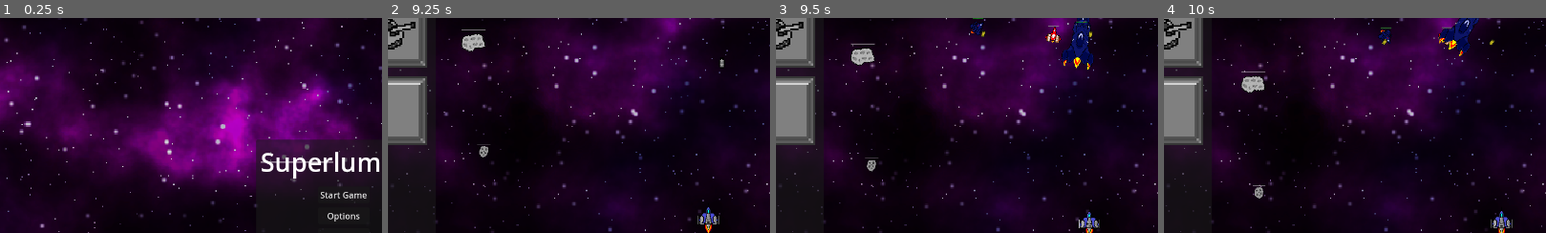
Above: before the commit, frames 1-4 (left to right).
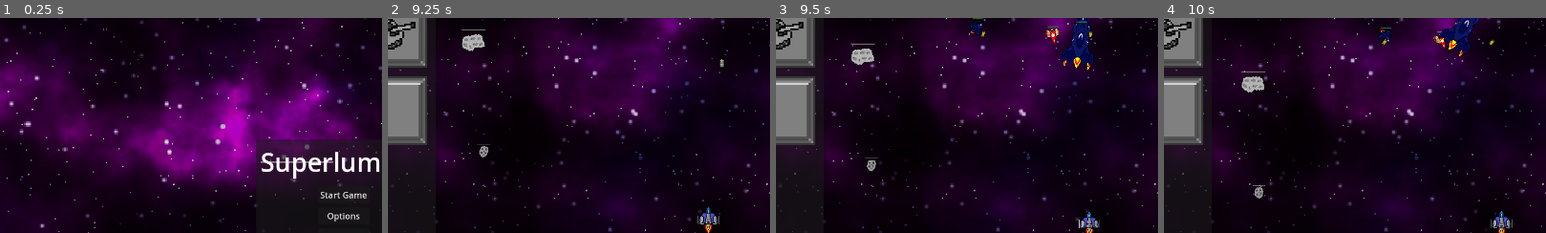
Above: after the commit, the same moments.

Repository: DigitsCodeCompendium/game.MJ198
Game: Godot game, scene res://scenes/title_screen/title_screen.tscn
The game is run twice, just before and just after one commit, with the same random seed, the same clock (stepped at 60 frames per second) and the same inputs. The engine's default icon, where the game draws it, is replaced by a stand-in: a white triangle on a blue panel in a dark square.
Inputs (mouse positions are % of the whole screen's width and height, from its top left):
- Up to frame 1 (0.25 s): no input
- Up to frame 2 (9.25 s): click "Start Game" at 0.5 s; click (90, 6) at 1.27 s; click (90, 14) at 2.02 s; click (90, 6) at 2.77 s; click (90, 14) at 3.52 s; click "Restart" at 4.25 s; click (90, 6) at 5.02 s; click (90, 14) at 5.77 s; move the mouse to (72, 45) at 6.52 s; hold ` (discard_module_pending) 6.53-7.28 s; move the mouse to (30, 55) at 7.27 s; tap N (discard_weapon) at 7.35 s; move the mouse to (60, 28) at 8.02 s; tap Y (replace_weapon) at 8.1 s; move the mouse to (45, 70) at 8.77 s; click (45, 70) at 8.85 s
- Up to frame 3 (9.5 s): no input
- Up to frame 4 (10 s): move the mouse to (80, 65) at 9.52 s; tap Space (test_key) at 9.6 s
The pictures show only the part of the screen within x 5-55%, y 8-58%; the shares and areas given below are measured in that part.

Frames 1-2 are identical in both runs. In frame 3, 0.2% of the frame differs, in the area x 70-75%, y 3-12%; in frame 4, 0.2%.
Error in both runs: Invalid access to property or key 'volume_music' on a base object of type 'Dictionary'. (res://scenes/player_options.gd:22)

Commit message:
Fix exploder ship AI and direction

Diff:
--- a/scenes/enemies/exploder_ship.tscn
+++ b/scenes/enemies/exploder_ship.tscn
@@ -58,9 +58,11 @@
 hit_sound = NodePath("../HitSoundPlayer")
 
 [node name="CollisionPolygon2D" type="CollisionPolygon2D" parent="Area2D"]
+rotation = 3.1415927
 polygon = PackedVector2Array(0, -16, 16, 5, 11, 13, -11, 13, -16, 5)
 
 [node name="AnimatedSprite2D" type="AnimatedSprite2D" parent="Area2D"]
+rotation = 3.1415927
 sprite_frames = SubResource("SpriteFrames_8gyub")
 frame_progress = 0.43749857
 
--- a/scenes/systems/enemies/ai/charge_ai.gd
+++ b/scenes/systems/enemies/ai/charge_ai.gd
@@ -12,8 +12,8 @@
 	owner.position += _velocity * delta
 
 	var target_dir: Vector2 = player.global_position - owner.global_position
-	var rot_diff = angle_difference(area.rotation, target_dir.angle()) + PI/2
+	var rot_diff = angle_difference(area.rotation + PI / 2, target_dir.angle())
 	var rotation_limit = rotation_speed * delta * PI / 180
 	area.rotate(clampf(rot_diff, -rotation_limit, rotation_limit))
 
-	_velocity += area.transform.x.normalized() * acceleration * delta
+	_velocity += area.transform.y.normalized() * acceleration * delta
